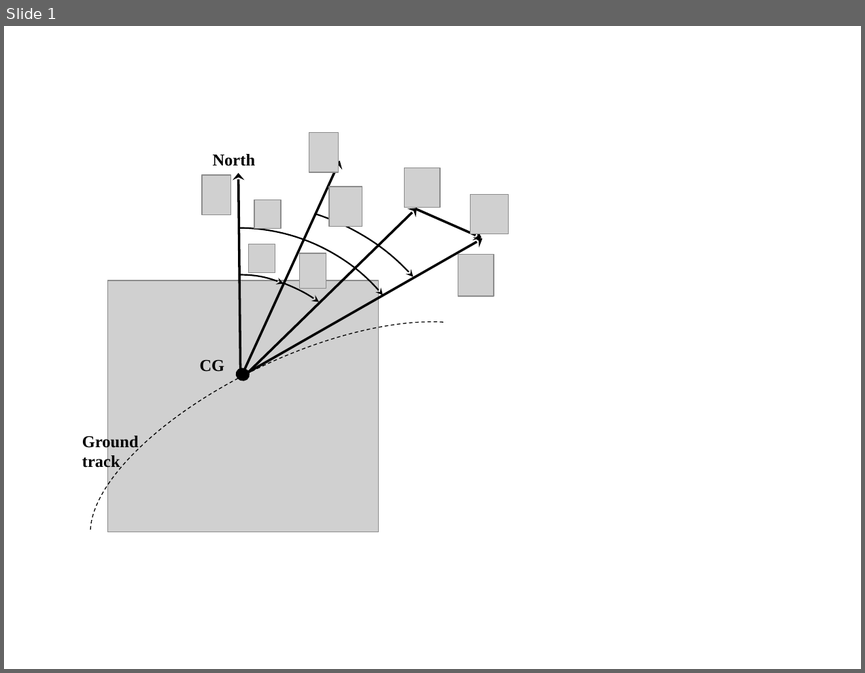
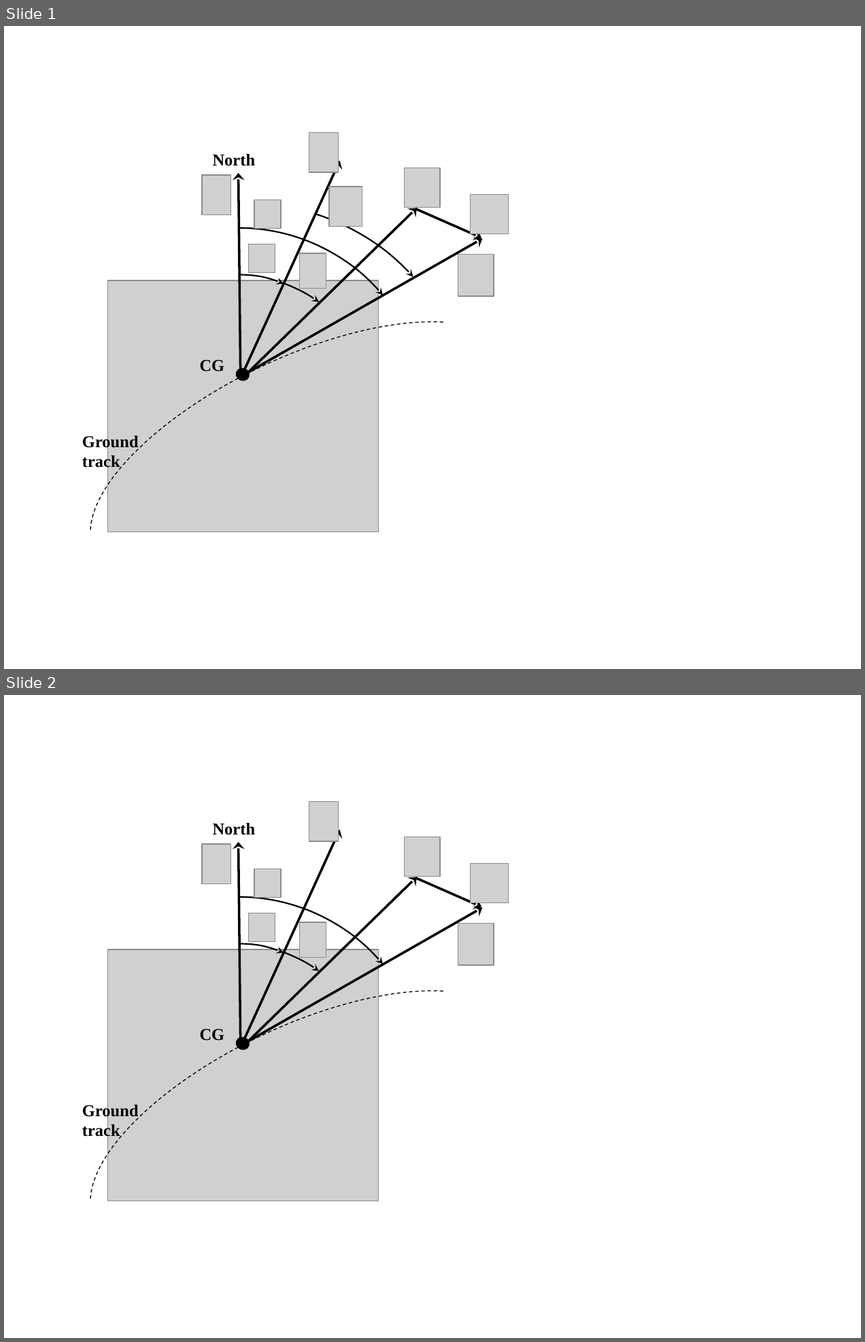
Before and after one commit to vldobr/GitHubPublications2012, a slide deck: Springer_UAV_book/Pictures/Fig7.pptx. Shown one above the other, each under a label of ours: slide 1 before the commit, slides 1 and 2 after it. The pictures are 865x673 and 865x1342 pixels, drawn with LibreOffice and Linux fonts; fonts in the diff are those of the drawing; grey boxes stand for pictures. Boxes give left, top, right and bottom in pixels: in the first picture for what was removed or moved away, otherwise in the second. Text is boxed around its words. In the diff, an @@ line names an element or a change of style, - is before the commit and + after.

```diff
--- a/Springer_UAV_book/Pictures/Fig7.pptx
+++ b/Springer_UAV_book/Pictures/Fig7.pptx
@@ slide 2 added at (4,695,861,1338), background #FFFFFF @@
@@ picture added at (309,801,338,841) @@
@@ text added at (213,823,256,835), 14 pt, text #000000, bold @@
+North
@@ arrow added from (245, 1038) to (340, 830), #000000 2 pt @@
@@ picture added at (404,836,439,876) @@
@@ picture added at (202,844,231,883) @@
@@ arrow added from (241, 1049) to (238, 841), #000000 2 pt @@
@@ arrow added from (248, 1041) to (417, 877), #000000 2 pt @@
@@ picture added at (254,869,281,897) @@
@@ arrow added from (415, 877) to (481, 906), #000000 2 pt @@
@@ picture added at (470,864,508,903) @@
@@ arc (boxed as its full ellipse) added at (50,897,426,1270), outline #000000 1.25 pt @@
@@ arrow added from (248, 1041) to (482, 907), #000000 2 pt @@
@@ picture added at (249,913,275,941) @@
@@ arc (boxed as its full ellipse) added at (54,938,550,1304), outline #000000 0.75 pt dashed @@
@@ picture added at (300,922,326,957) @@
@@ picture added at (458,923,493,965) @@
@@ arc (boxed as its full ellipse) added at (74,941,366,1164), outline #000000 1.25 pt @@
@@ picture added at (107,949,379,1200) @@
@@ arc (boxed as its full ellipse) added at (133,943,347,1150), outline #000000 1.25 pt @@
@@ text added at (200,1028,225,1040), 14 pt, text #000000, bold @@
+CG
@@ flow chart or added at (235,1036,251,1051), fill #000000, outline #000000 1.25 pt @@
@@ text added at (82,1102,139,1140), 14 pt, text #000000, bold @@
+Ground track
```
Also in this commit, not shown: 6 other files.
